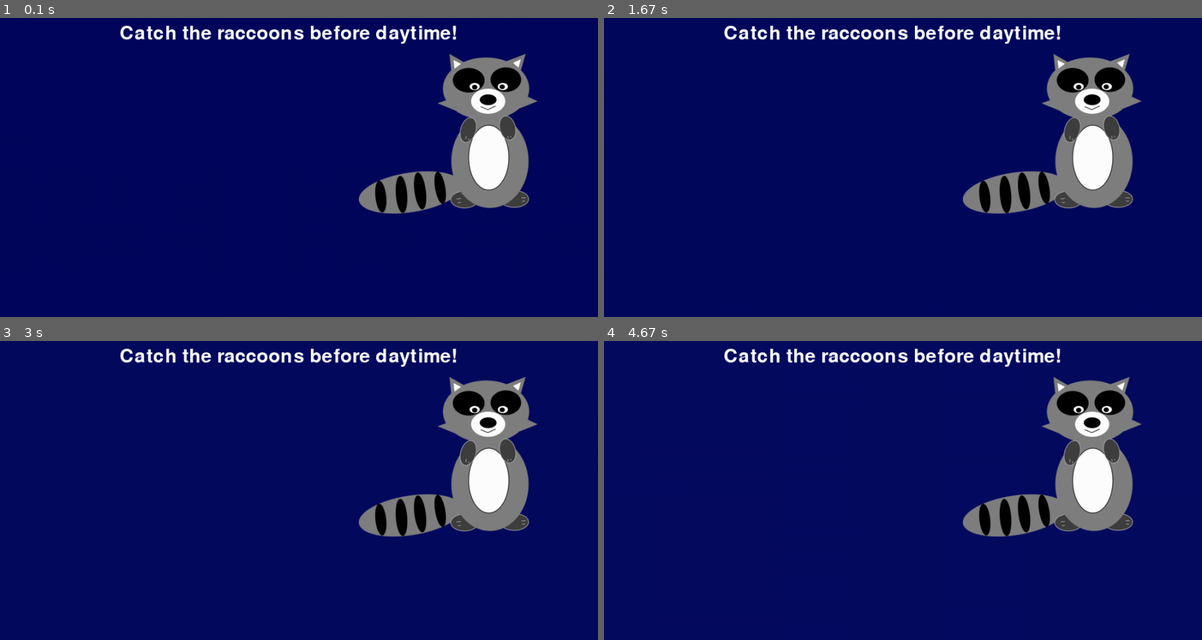
Above: before the commit, frames 1-4 (two rows, left to right).
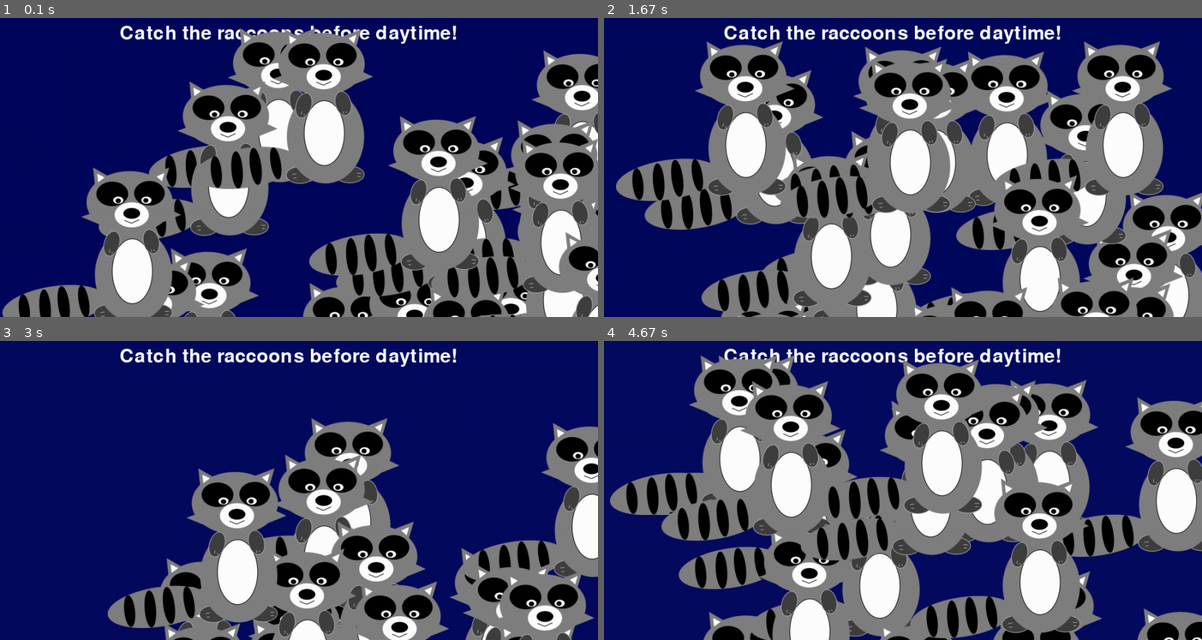
Above: after the commit, the same moments.

Repository: UCHMS19-20/final-project-catch-raccoons-w-dani-jayinski
Game: pygame game, started from src/code.py
Two runs of this game, one before a commit and one after it. Both use one fixed random seed, a clock stepped at 60 frames per second and the inputs below.
Inputs:
- Up to frame 1 (0.1 s): no input
- Up to frame 2 (1.67 s): no input
- Up to frame 3 (3 s): no input
- Up to frame 4 (4.67 s): no input

The runs differ from the first frame. In frame 1, 56% of the frame differs, in the area x 0-100%, y 3-100%; in frame 2, 61%; in frame 3, 41%; in frame 4, 61%, in the area x 1-100%, y 4-100%.

Commit message:
THIS IS A DISASTER

Diff:
--- a/src/code.py
+++ b/src/code.py
@@ -42,7 +42,8 @@
         if color_counter > 1:
             color_counter = 1
     # to make raccoons pop up at random locations
-    screen.blit(raccoon, (600,60))
+    for x in range(30):
+        screen.blit(raccoon, (random.randint(1,801), random.randint(1,801)))
     # do something for each event in the event queue (list of things that happen)
     for event in pygame.event.get():
 
